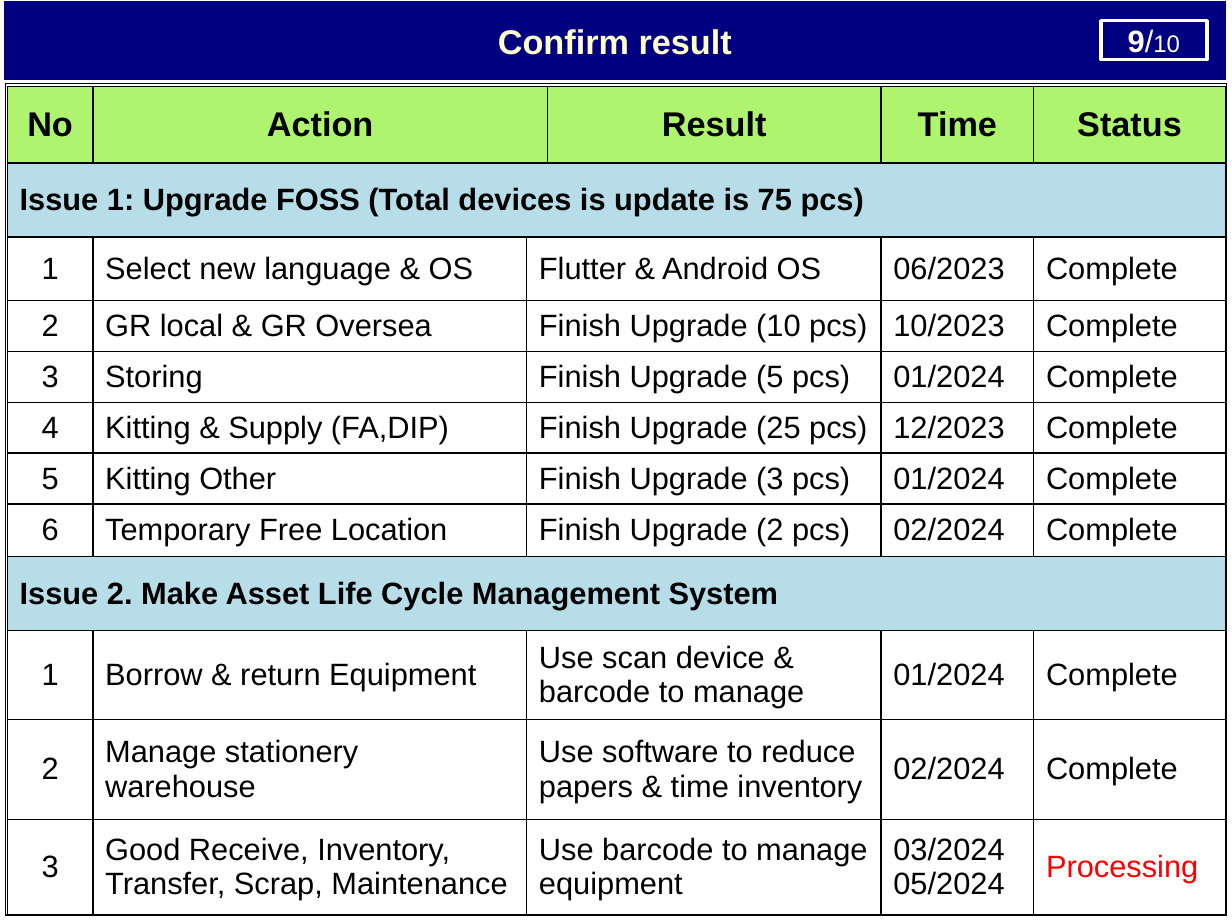
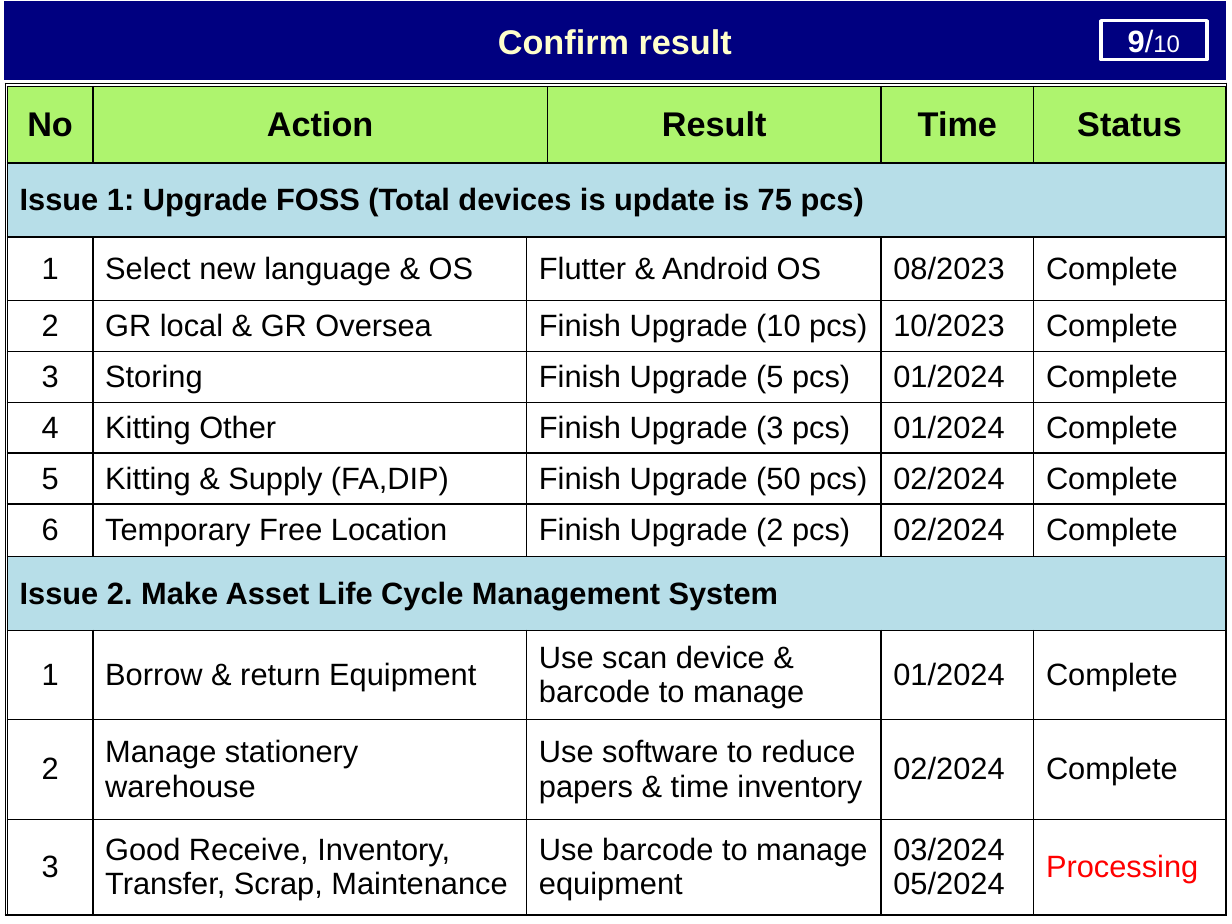
Before and after one commit to thietbicongnghevietnam/ReportPSNV, a slide deck: slide 11 of Report_test.pptx (slide 10 before the commit). Drawn at 1232x924 pixels with LibreOffice and Linux fonts; fonts in the diff are those of the drawing. Boxes give left, top, right and bottom in pixels: in the first picture for what was removed or moved away, otherwise in the second. Text is boxed around its words. In the diff, an @@ line names an element or a change of style, - is before the commit and + after.

```diff
--- a/Report_test.pptx
+++ b/Report_test.pptx
@@ table at [7, 86, 1226, 914] @@
-row 3, column 5: 06/2023
+row 3, column 5: 08/2023
-row 6: 4 | Kitting & Supply (FA,DIP) | Finish Upgrade (25 pcs) |  | 12/2023 | Complete
+row 6: 4 | Kitting Other | Finish Upgrade (3 pcs) |  | 01/2024 | Complete
-row 7: 5 | Kitting Other | Finish Upgrade (3 pcs) |  | 01/2024 | Complete
+row 7: 5 | Kitting & Supply (FA,DIP) | Finish Upgrade (50 pcs) |  | 02/2024 | Complete
```
Also in this commit, not shown: 8 other slides changed, 1 slide added, 9 other files.
